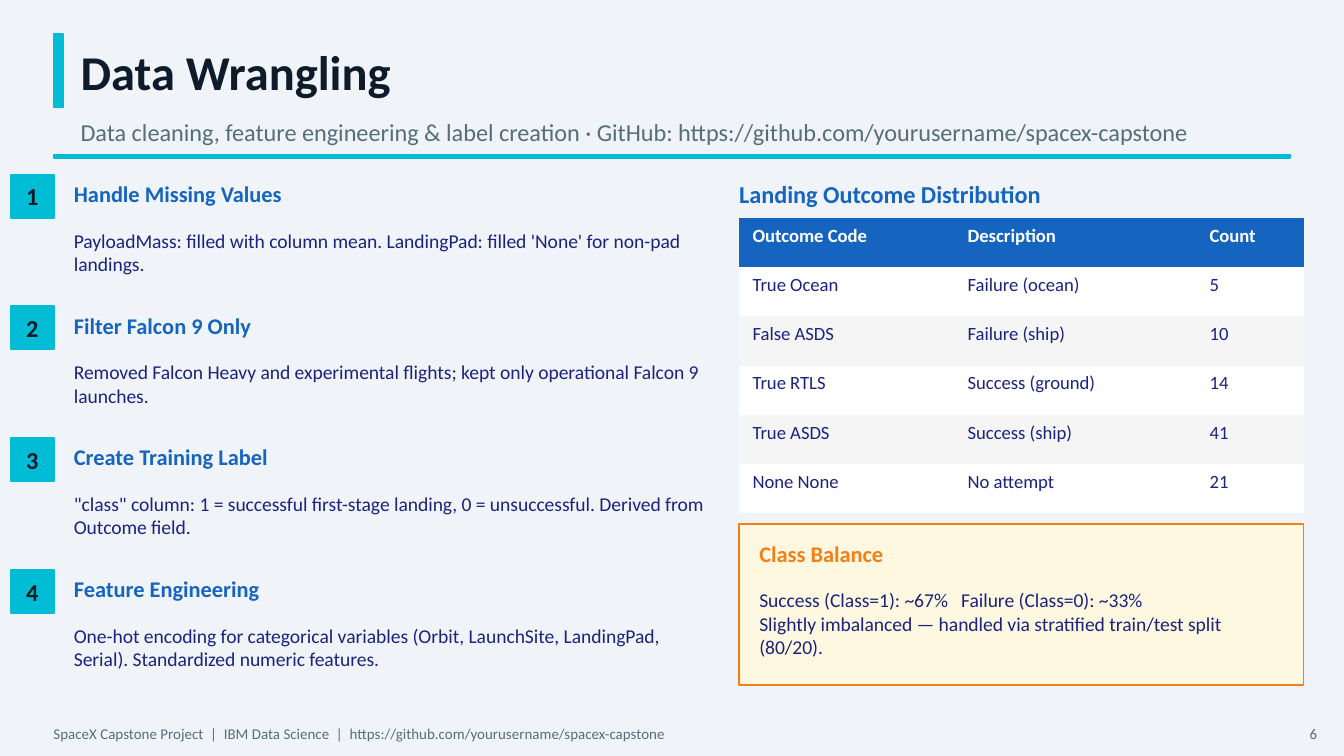
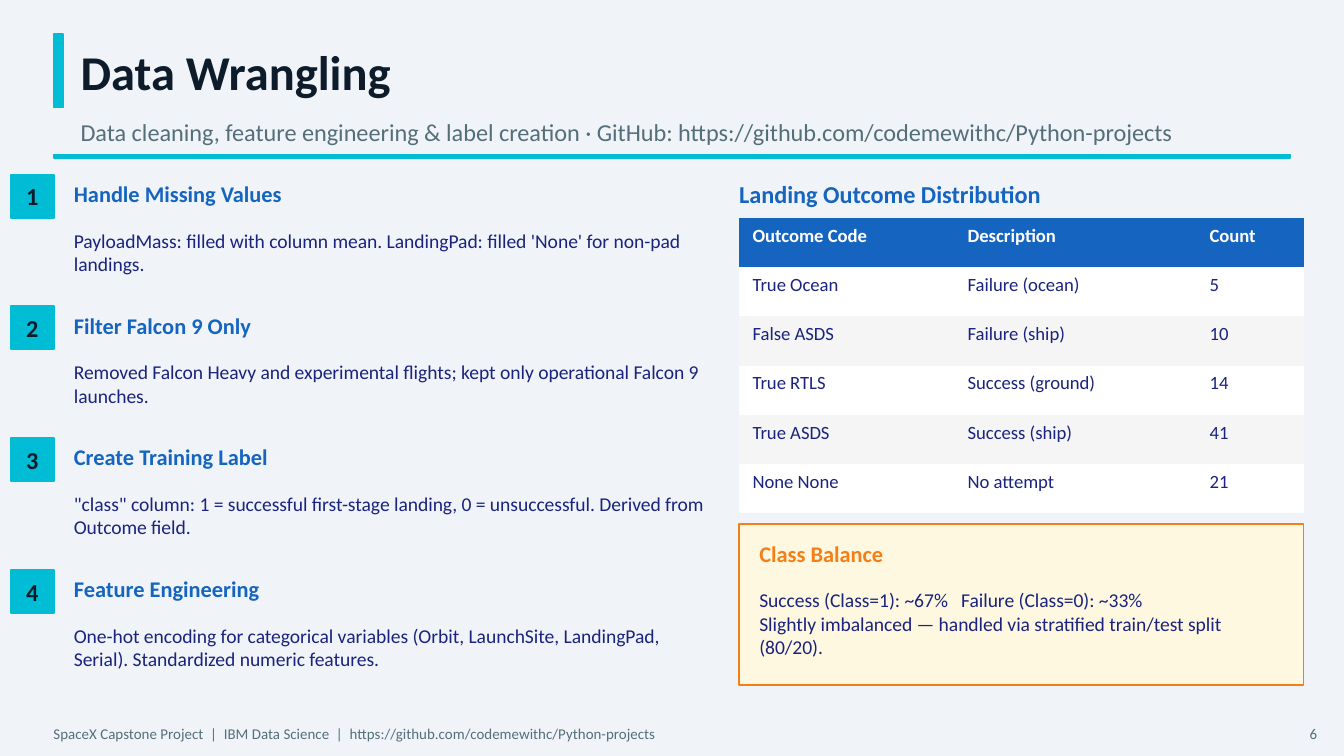
Before and after one commit to codemewithc/Python-projects, a slide deck: slide 6 of spacex-capstone/SpaceX_Capstone_Project_Report.pptx. Drawn at 1344x756 pixels with LibreOffice and Linux fonts; fonts in the diff are those of the drawing. Boxes give left, top, right and bottom in pixels: in the first picture for what was removed or moved away, otherwise in the second. Text is boxed around its words. In the diff, an @@ line names an element or a change of style, - is before the commit and + after.

Commit message:
capstone project edited

```diff
--- a/spacex-capstone/SpaceX_Capstone_Project_Report.pptx
+++ b/spacex-capstone/SpaceX_Capstone_Project_Report.pptx
@@ text at (81, 124, 1172, 145): text changed @@
-Data cleaning, feature engineering & label creation · GitHub: https://github.com/yourusername/spacex-capstone
+Data cleaning, feature engineering & label creation · GitHub: https://github.com/codemewithc/Python-projects
@@ text at (53, 728, 655, 742): text changed @@
-SpaceX Capstone Project | IBM Data Science | https://github.com/yourusername/spacex-capstone
+SpaceX Capstone Project | IBM Data Science | https://github.com/codemewithc/Python-projects
```
Also in this commit, not shown: 12 other slides changed.
